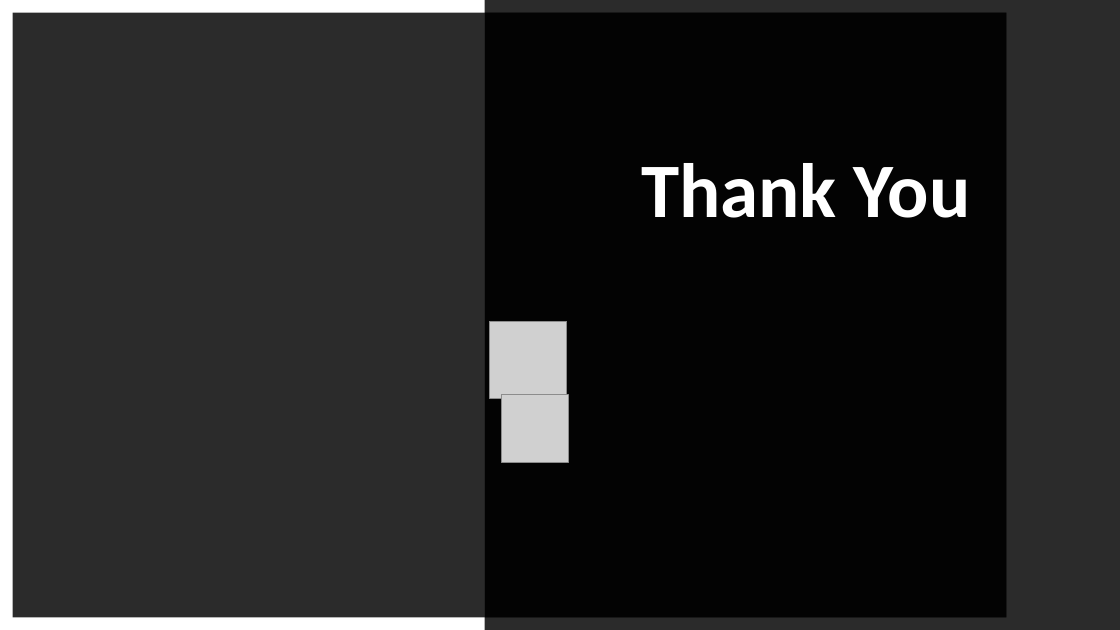
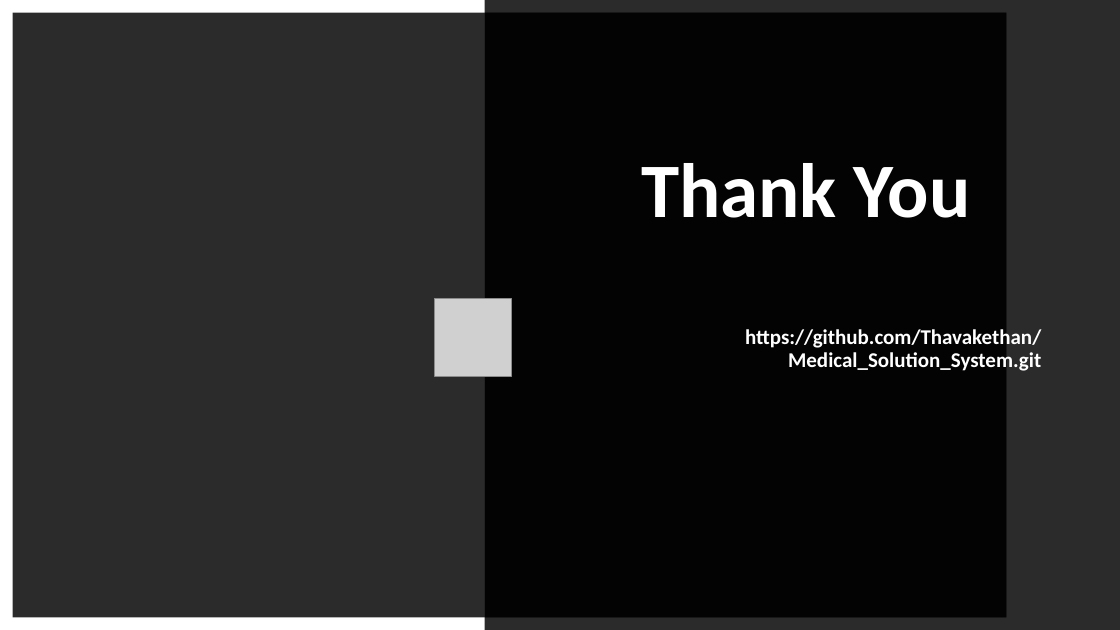
Before and after one commit to Thavakethan/Medical_Solution_System, a slide deck: slide 13 of final_pres_st20243835.pptx. Drawn at 1120x630 pixels with LibreOffice and Linux fonts; fonts in the diff are those of the drawing; grey boxes stand for pictures; background and template pictures are left out; a plain dark background stands for a picture behind light text. Boxes give left, top, right and bottom in pixels: in the first picture for what was removed or moved away, otherwise in the second. Text is boxed around its words. In the diff, an @@ line names an element or a change of style, - is before the commit and + after.

```diff
--- a/final_pres_st20243835.pptx
+++ b/final_pres_st20243835.pptx
@@ picture: place and size @@
-picture at (490, 322, 567, 399)
+picture at (435, 299, 513, 376)
@@ text added at (745, 329, 1041, 371), 18 pt, text #FFFFFF, bold @@
+https://github.com/Thavakethan/Medical_Solution_System.git
@@ picture removed at (502, 395, 569, 462) @@
```
Also in this commit, not shown: 18 other files.
